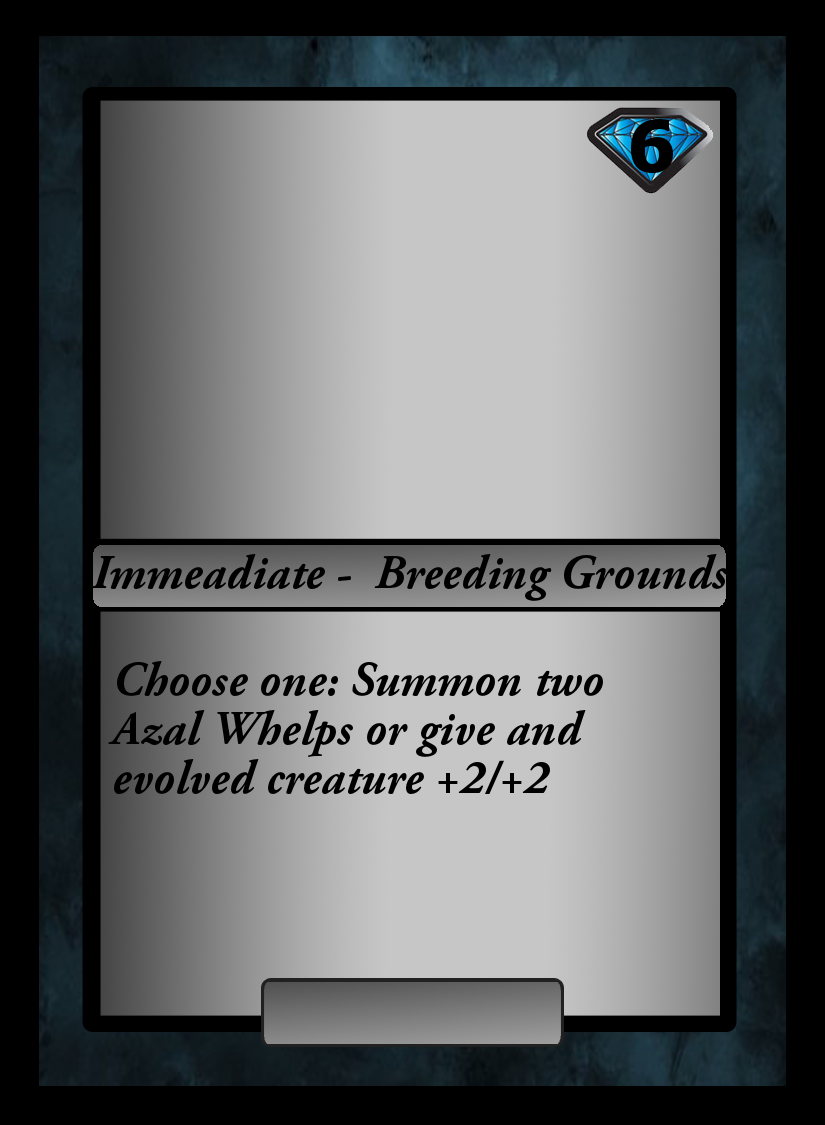
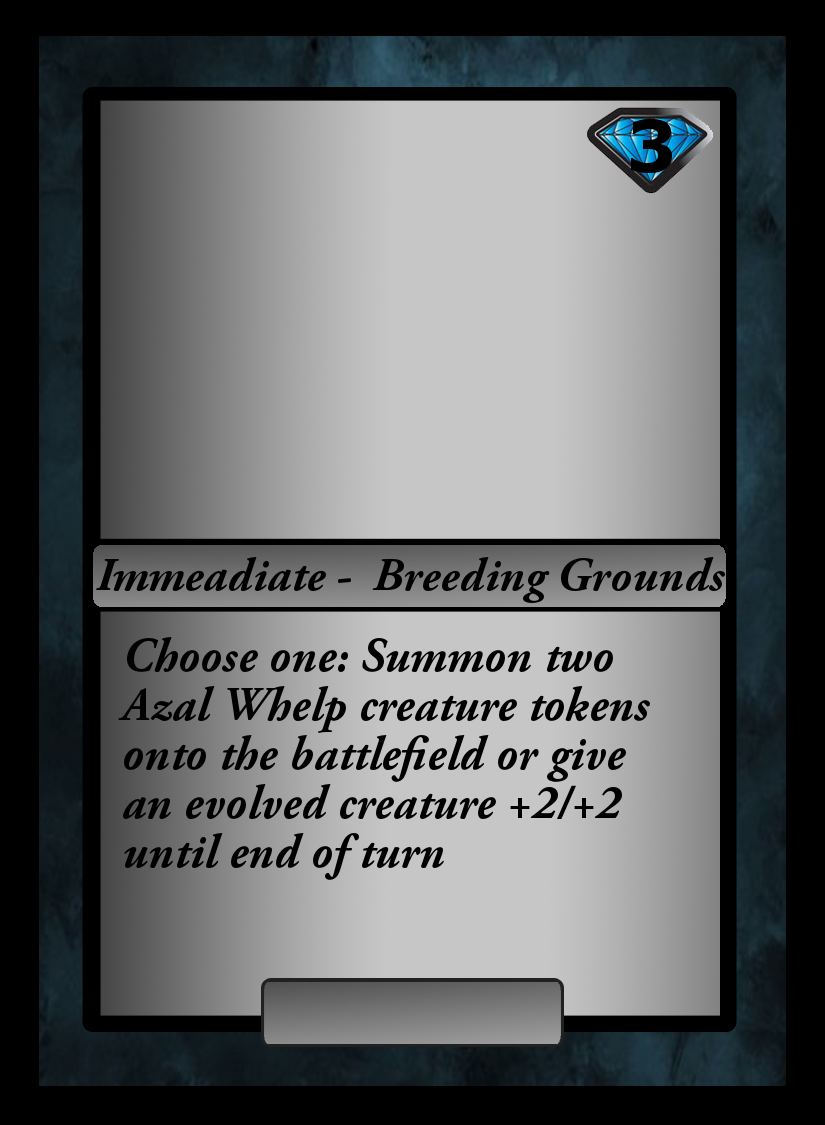
Layer changes from the first 825×1125 image to the second:
renamed "6" to "3", painted on it over [631, 119, 673, 173]
painted on "Immeadiate - Breeding Grounds" over [93, 554, 726, 603]
painted on "Choose one: Summon two Azal Wh..." over [108, 637, 650, 880]
